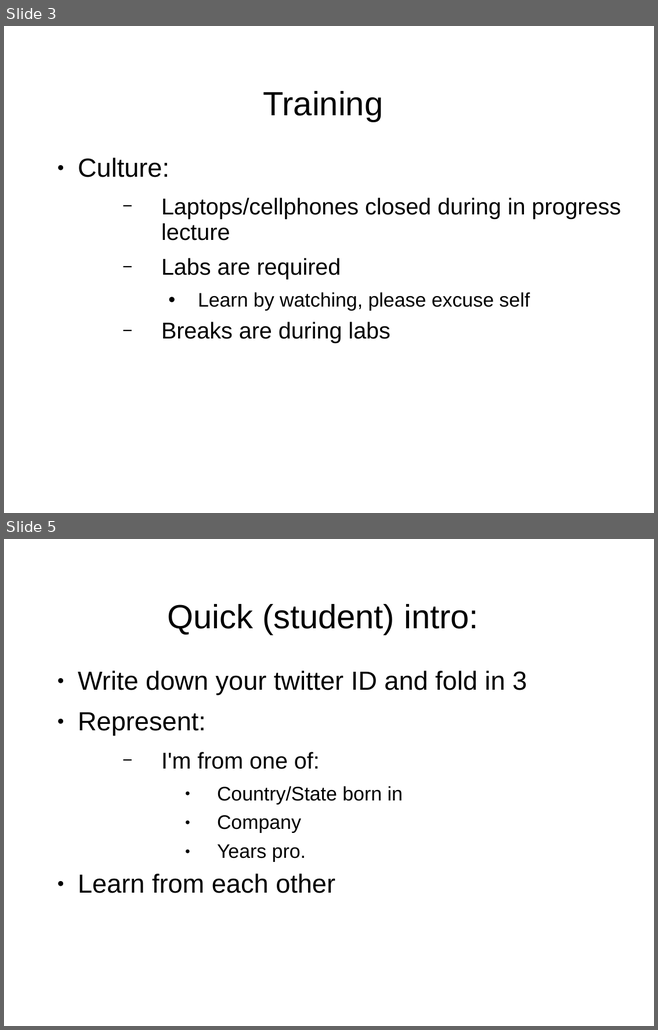
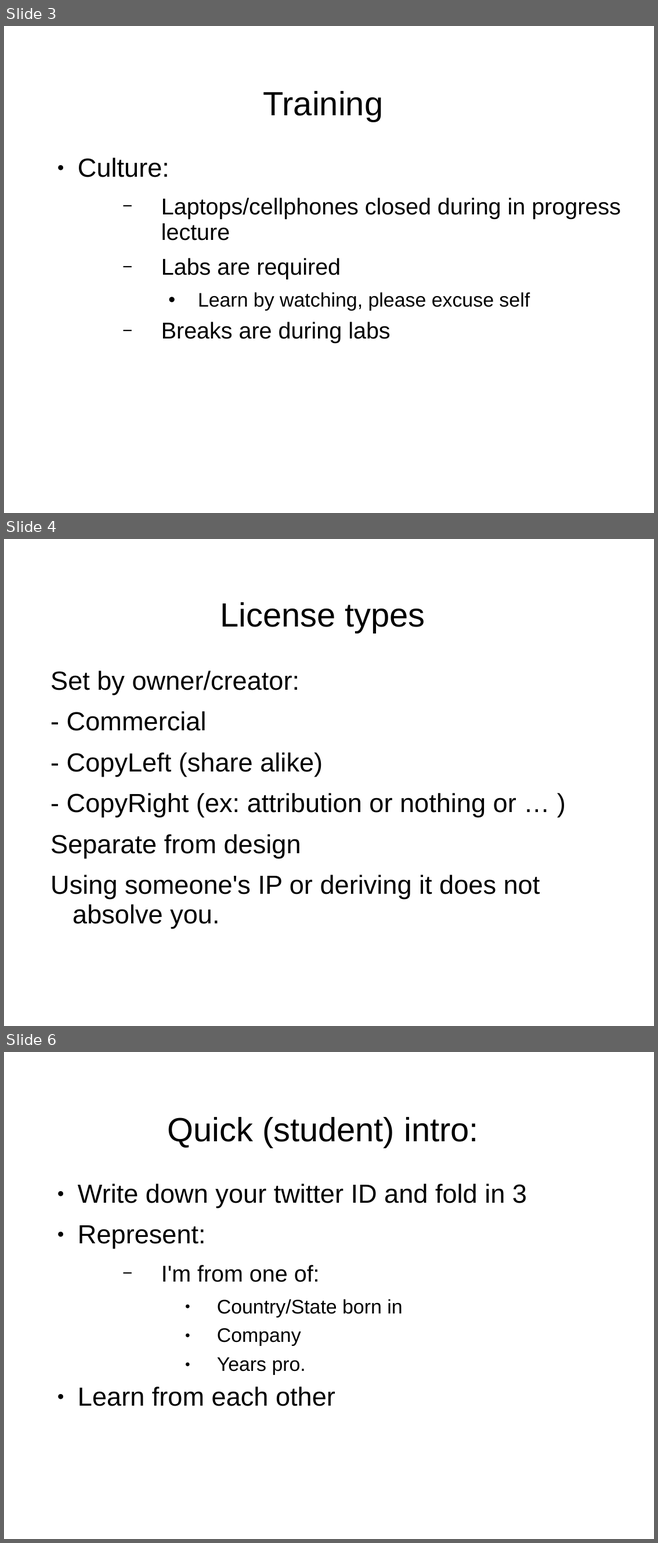
Before and after one commit to puppetMaster3/bikeSheding, a slide deck: training/1of2.ppt. Shown one above the other, each under a label of ours: slides 3 and 5 before the commit, slides 3, 4 and 6 after it; the slides between them are not shown. The pictures are 658x1030 and 658x1543 pixels, drawn with LibreOffice and Linux fonts; fonts in the diff are those of the drawing; background and template pictures are left out. Boxes give left, top, right and bottom in pixels: in the first picture for what was removed or moved away, otherwise in the second. Text is boxed around its words. In the diff, an @@ line names an element or a change of style, - is before the commit and + after.

```diff
--- a/training/1of2.ppt
+++ b/training/1of2.ppt
@@ slide 4 added at (x1=4, y1=539, x2=654, y2=1026), background picture (left out) @@
@@ title added at (x1=220, y1=602, x2=425, y2=633), 41 pt, text #000000 @@
+License types
@@ text added at (x1=50, y1=671, x2=540, y2=928), 32 pt, text #000000 @@
+Set by owner/creator:
+- Commercial
+- CopyLeft (share alike)
+- CopyRight (ex: attribution or nothing or … )
+Separate from design
+Using someone's IP or deriving it does not absolve you.
@@ what was slide 5 is now slide 6 @@
```
Also in this commit, not shown: 1 slide changed, 7 other files.
